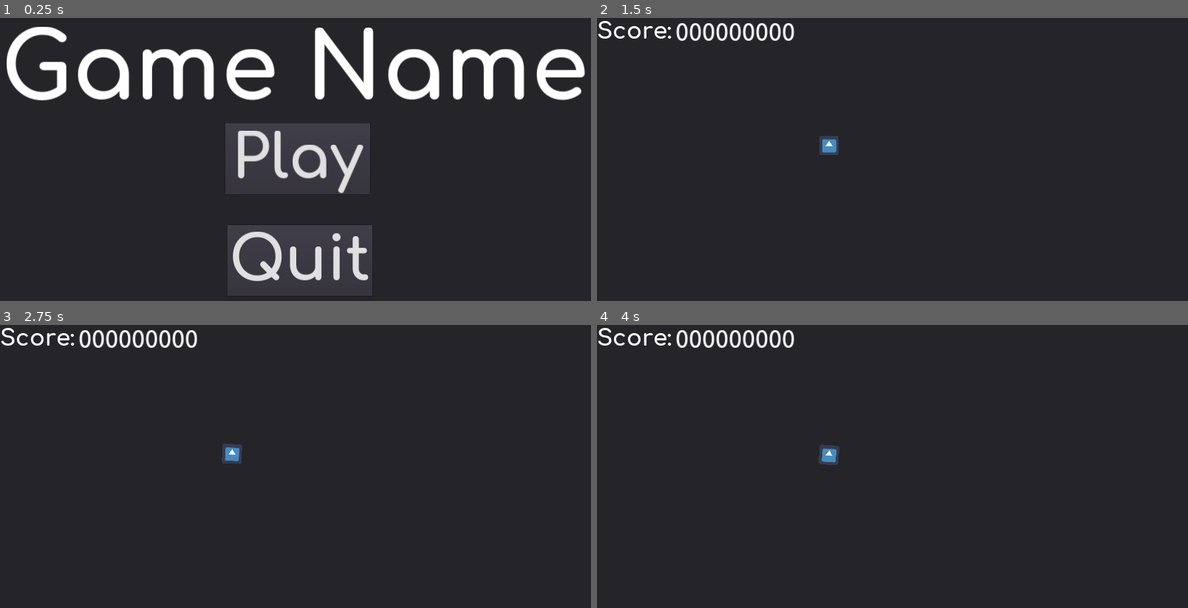
Above: before the commit, frames 1-4 (two rows, left to right).
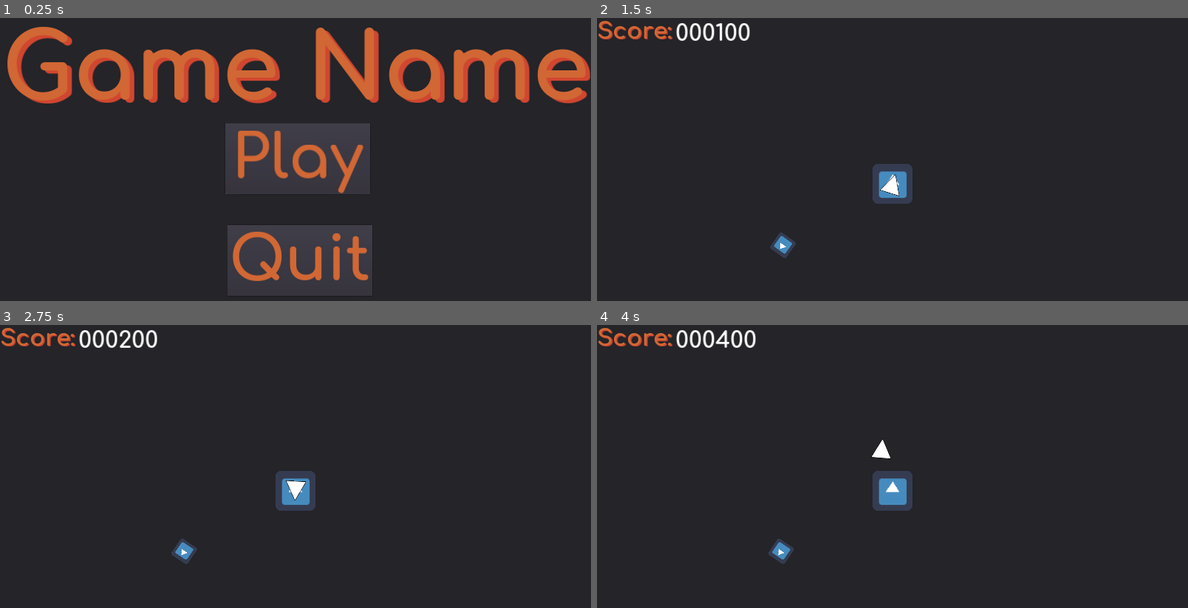
Above: after the commit, the same moments.

Repository: widberg/LD42
Game: Godot game, scene res://scenes/Main.tscn
Two runs of this game, one before a commit and one after it. Both use one fixed random seed, a clock stepped at 60 frames per second and the inputs below. The engine's default icon, where the game draws it, is replaced by a stand-in: a white triangle on a blue panel in a dark square.
Inputs:
- Up to frame 1 (0.25 s): no input
- Up to frame 2 (1.5 s): click "Play" at 0.5 s; hold D (turn_right) from 1.28 s (still down)
- Up to frame 3 (2.75 s): release D (turn_right) at 2.03 s; hold S (move_backward, bound only before the commit) from 2.03 s (still down)
- Up to frame 4 (4 s): tap Enter at 2.75 s; release S (move_backward, bound only before the commit) at 2.78 s; hold D (turn_right) 2.78-3.53 s; hold W (move_forward) from 3.53 s (still down)

The runs differ from the first frame. In frame 1, 14% of the frame differs, in the area x 1-100%, y 3-93%; in frame 2, 2.3%; in frame 3, 2.0%; in frame 4, 2.4%.

Commit message:
crate and portal

Diff:
--- a/project.godot
+++ b/project.godot
@@ -14,6 +14,10 @@
 run/main_scene="res://scenes/Main.tscn"
 config/icon="res://icon.png"
 
+[autoload]
+
+Score="*res://scripts/Score.gd"
+
 [display]
 
 window/size/width=1920
@@ -27,9 +31,6 @@
 
 move_forward=[ Object(InputEventKey,"resource_local_to_scene":false,"resource_name":"","device":0,"alt":false,"shift":false,"control":false,"meta":false,"command":false,"pressed":false,"scancode":87,"unicode":0,"echo":false,"script":null)
 , Object(InputEventKey,"resource_local_to_scene":false,"resource_name":"","device":0,"alt":false,"shift":false,"control":false,"meta":false,"command":false,"pressed":false,"scancode":16777232,"unicode":0,"echo":false,"script":null)
- ]
-move_backward=[ Object(InputEventKey,"resource_local_to_scene":false,"resource_name":"","device":0,"alt":false,"shift":false,"control":false,"meta":false,"command":false,"pressed":false,"scancode":83,"unicode":0,"echo":false,"script":null)
-, Object(InputEventKey,"resource_local_to_scene":false,"resource_name":"","device":0,"alt":false,"shift":false,"control":false,"meta":false,"command":false,"pressed":false,"scancode":16777234,"unicode":0,"echo":false,"script":null)
  ]
 turn_right=[ Object(InputEventKey,"resource_local_to_scene":false,"resource_name":"","device":0,"alt":false,"shift":false,"control":false,"meta":false,"command":false,"pressed":false,"scancode":68,"unicode":0,"echo":false,"script":null)
 , Object(InputEventKey,"resource_local_to_scene":false,"resource_name":"","device":0,"alt":false,"shift":false,"control":false,"meta":false,"command":false,"pressed":false,"scancode":16777233,"unicode":0,"echo":false,"script":null)
--- /dev/null
+++ b/scenes/Crate.gd
@@ -0,0 +1,19 @@
+extends RigidBody2D
+
+var should_reset
+var new_transform
+
+func _ready():
+	should_reset = true
+	pass
+
+func _integrate_forces(state):
+	if should_reset:
+		randomize()
+		state.set_linear_velocity(Vector2(rand_range(-250, 250), rand_range(-250, 250)))
+		state.set_angular_velocity(rand_range(-15, 15))
+		new_transform = state.get_transform()
+		new_transform.origin = Vector2(rand_range(64, 1856), rand_range(64, 1016))
+		state.set_transform(new_transform)
+		should_reset = false
+	pass
--- a/scenes/Game.tscn
+++ b/scenes/Game.tscn
@@ -1,28 +1,42 @@
-[gd_scene load_steps=7 format=2]
-
-[ext_resource path="res://scripts/Player.gd" type="Script" id=1]
+[gd_scene load_steps=13 format=2]
+
+[ext_resource path="res://scenes/Portal.gd" type="Script" id=1]
 [ext_resource path="res://icon.png" type="Texture" id=2]
-[ext_resource path="res://assets/font/Comfortaa-Bold.tres" type="DynamicFontData" id=3]
-
-[sub_resource type="RectangleShape2D" id=3]
+[ext_resource path="res://scripts/Player.gd" type="Script" id=3]
+[ext_resource path="res://assets/texture/player.png" type="Texture" id=4]
+[ext_resource path="res://scenes/Crate.gd" type="Script" id=5]
+[ext_resource path="res://assets/font/Comfortaa-Bold.tres" type="DynamicFontData" id=6]
+[ext_resource path="res://scenes/ScoreNumber.gd" type="Script" id=7]
+
+[sub_resource type="CircleShape2D" id=5]
+
+custom_solver_bias = 0.0
+radius = 64.0
+
+[sub_resource type="ConvexPolygonShape2D" id=6]
+
+custom_solver_bias = 0.0
+points = PoolVector2Array( 31.5, 0, 64, 64, 0, 64 )
+
+[sub_resource type="RectangleShape2D" id=4]
 
 custom_solver_bias = 0.0
 extents = Vector2( 32, 32 )
 
-[sub_resource type="DynamicFont" id=1]
+[sub_resource type="DynamicFont" id=2]
 
 size = 75
 use_mipmaps = false
 use_filter = true
-font_data = ExtResource( 3 )
+font_data = ExtResource( 6 )
 _sections_unfolded = [ "Font", "Settings" ]
 
-[sub_resource type="DynamicFont" id=2]
+[sub_resource type="DynamicFont" id=3]
 
 size = 75
 use_mipmaps = false
 use_filter = true
-font_data = ExtResource( 3 )
+font_data = ExtResource( 6 )
 _sections_unfolded = [ "Font", "Settings" ]
 
 [node name="Background" type="Panel" index="0"]
@@ -41,9 +55,67 @@
 size_flags_vertical = 1
 _sections_unfolded = [ "Rect" ]
 
-[node name="Player" type="RigidBody2D" parent="." index="0"]
-
-position = Vector2( 753.831, 414.975 )
+[node name="Border" type="StaticBody2D" parent="." index="0"]
+
+input_pickable = false
+collision_layer = 1
+collision_mask = 1
+constant_linear_velocity = Vector2( 0, 0 )
+constant_angular_velocity = 0.0
+friction = 1.0
+bounce = 0.0
+_sections_unfolded = [ "Collision", "Transform" ]
+
+[node name="BorderPolygon" type="CollisionPolygon2D" parent="Border" index="0"]
+
+visible = false
+build_mode = 1
+polygon = PoolVector2Array( 0, 0, 1920, 0, 1920, 1080, 0, 1080 )
+
+[node name="Portal" type="Area2D" parent="." index="1"]
+
+position = Vector2( 960, 540 )
+input_pickable = true
+gravity_vec = Vector2( 0, 1 )
+gravity = 98.0
+linear_damp = 0.1
+angular_damp = 1.0
+audio_bus_override = false
+audio_bus_name = "Master"
+script = ExtResource( 1 )
+_sections_unfolded = [ "Transform" ]
+
+[node name="PortalShape" type="CollisionShape2D" parent="Portal" index="0"]
+
+shape = SubResource( 5 )
+_sections_unfolded = [ "Transform" ]
+
+[node name="PortalTexture" type="TextureRect" parent="Portal" index="1"]
+
+anchor_left = 0.0
+anchor_top = 0.0
+anchor_right = 0.0
+anchor_bottom = 0.0
+margin_left = -64.0
+margin_top = -64.0
+margin_right = 64.0
+margin_bottom = 64.0
+rect_pivot_offset = Vector2( 0, 0 )
+rect_clip_content = false
+mouse_filter = 1
+mouse_default_cursor_shape = 0
+size_flags_horizontal = 1
+size_flags_vertical = 1
+texture = ExtResource( 2 )
+expand = true
+stretch_mode = 0
+_sections_unfolded = [ "Rect" ]
+
+[node name="Player" type="RigidBody2D" parent="." index="2" groups=[
+"player",
+]]
+
+position = Vector2( 960, 540 )
 input_pickable = false
 collision_layer = 1
 collision_mask = 1
@@ -62,12 +134,13 @@
 linear_damp = -1.0
 angular_velocity = 0.0
 angular_damp = -1.0
-script = ExtResource( 1 )
+script = ExtResource( 3 )
 _sections_unfolded = [ "Transform", "Visibility" ]
 
 [node name="Shape" type="CollisionShape2D" parent="Player" index="0"]
 
-shape = SubResource( 3 )
+position = Vector2( -32, -32 )
+shape = SubResource( 6 )
 _sections_unfolded = [ "Transform" ]
 
 [node name="Texture" type="TextureRect" parent="Player" index="1"]
@@ -86,11 +159,63 @@
 mouse_default_cursor_shape = 0
 size_flags_horizontal = 1
 size_flags_vertical = 1
-texture = ExtResource( 2 )
+texture = ExtResource( 4 )
+expand = true
 stretch_mode = 0
 _sections_unfolded = [ "Rect", "Visibility" ]
 
-[node name="ScoreText" type="Label" parent="." index="1"]
+[node name="Crate" type="RigidBody2D" parent="." index="3" groups=[
+"crate",
+]]
+
+input_pickable = false
+collision_layer = 1
+collision_mask = 1
+mode = 0
+mass = 1.0
+friction = 1.0
+bounce = 0.0
+gravity_scale = 1.0
+custom_integrator = false
+continuous_cd = 0
+contacts_reported = 0
+contact_monitor = false
+sleeping = false
+can_sleep = true
+linear_velocity = Vector2( 0, 0 )
+linear_damp = -1.0
+angular_velocity = 0.0
+angular_damp = -1.0
+script = ExtResource( 5 )
+_sections_unfolded = [ "Transform", "Visibility" ]
+
+[node name="CrateShape" type="CollisionShape2D" parent="Crate" index="0"]
+
+shape = SubResource( 4 )
+_sections_unfolded = [ "Transform" ]
+
+[node name="CrateTexture" type="TextureRect" parent="Crate" index="1"]
+
+anchor_left = 0.0
+anchor_top = 0.0
+anchor_right = 0.0
+anchor_bottom = 0.0
+margin_left = -32.0
+margin_top = -32.0
+margin_right = 32.0
+margin_bottom = 32.0
+rect_pivot_offset = Vector2( 0, 0 )
+rect_clip_content = false
+mouse_filter = 1
+mouse_default_cursor_shape = 0
+size_flags_horizontal = 1
+size_flags_vertical = 1
+texture = ExtResource( 2 )
+expand = true
+stretch_mode = 0
+_sections_unfolded = [ "Rect" ]
+
+[node name="ScoreText" type="Label" parent="." index="4"]
 
 anchor_left = 0.0
 anchor_top = 0.0
@@ -104,12 +229,16 @@
 mouse_default_cursor_shape = 0
 size_flags_horizontal = 1
 size_flags_vertical = 4
-custom_fonts/font = SubResource( 1 )
+custom_fonts/font = SubResource( 2 )
+custom_colors/font_color = Color( 0.823529, 0.407843, 0.207843, 1 )
+custom_colors/font_color_shadow = Color( 0.819608, 0.278431, 0.192157, 1 )
+custom_constants/shadow_offset_x = 4
+custom_constants/shadow_offset_y = 3
 text = "Score:"
 percent_visible = 1.0
 lines_skipped = 0
 max_lines_visible = -1
-_sections_unfolded = [ "custom_fonts" ]
+_sections_unfolded = [ "custom_colors", "custom_constants", "custom_fonts" ]
 
 [node name="ScoreNumber" type="Label" parent="ScoreText" index="0"]
 
@@ -119,7 +248,7 @@
 anchor_bottom = 0.0
 margin_left = 255.0
 margin_top = 7.0
-margin_right = 642.0
+margin_right = 513.0
 margin_bottom = 92.0
 rect_pivot_offset = Vector2( 0, 0 )
 rect_clip_content = false
@@ -127,9 +256,12 @@
 mouse_default_cursor_shape = 0
 size_flags_horizontal = 1
 size_flags_vertical = 4
-custom_fonts/font = SubResource( 2 )
-text = "000000000"
+custom_fonts/font = SubResource( 3 )
+text = "000000"
 percent_visible = 1.0
 lines_skipped = 0
 max_lines_visible = -1
+script = ExtResource( 7 )
 _sections_unfolded = [ "custom_fonts" ]
+
+[connection signal="body_entered" from="Portal" to="Portal" method="_on_Portal_body_entered"]
--- a/scenes/Main.tscn
+++ b/scenes/Main.tscn
@@ -10,7 +10,7 @@
 use_mipmaps = false
 use_filter = true
 font_data = ExtResource( 1 )
-_sections_unfolded = [ "Font", "Settings" ]
+_sections_unfolded = [ "Font", "Resource", "Settings" ]
 
 [sub_resource type="DynamicFont" id=2]
 
@@ -50,10 +50,9 @@
 anchor_top = 0.0
 anchor_right = 0.0
 anchor_bottom = 0.0
-margin_left = 2.0
-margin_top = -1.0
-margin_right = 1912.0
-margin_bottom = 335.0
+margin_left = 5.0
+margin_right = 1915.0
+margin_bottom = 336.0
 rect_pivot_offset = Vector2( 0, 0 )
 rect_clip_content = false
 mouse_filter = 2
@@ -61,11 +60,15 @@
 size_flags_horizontal = 1
 size_flags_vertical = 4
 custom_fonts/font = SubResource( 1 )
+custom_colors/font_color = Color( 0.823529, 0.407843, 0.207843, 1 )
+custom_colors/font_color_shadow = Color( 0.819608, 0.278431, 0.192157, 1 )
+custom_constants/shadow_offset_x = 15
+custom_constants/shadow_offset_y = 10
 text = "Game Name"
 percent_visible = 1.0
 lines_skipped = 0
 max_lines_visible = -1
-_sections_unfolded = [ "custom_fonts" ]
+_sections_unfolded = [ "Rect", "custom_colors", "custom_constants", "custom_fonts" ]
 
 [node name="Play" type="Button" parent="." index="1"]
 
@@ -85,6 +88,9 @@
 size_flags_horizontal = 1
 size_flags_vertical = 1
 custom_fonts/font = SubResource( 2 )
+custom_colors/font_color = Color( 0.823529, 0.407843, 0.207843, 1 )
+custom_colors/font_color_hover = Color( 0.819608, 0.278431, 0.192157, 1 )
+custom_colors/font_color_pressed = Color( 0.823529, 0.215686, 0.137255, 1 )
 toggle_mode = false
 enabled_focus_mode = 2
 shortcut = null
@@ -93,7 +99,7 @@
 flat = false
 align = 1
 script = ExtResource( 2 )
-_sections_unfolded = [ "Rect", "custom_fonts" ]
+_sections_unfolded = [ "Rect", "custom_colors", "custom_fonts" ]
 
 [node name="Quit" type="Button" parent="." index="2"]
 
@@ -113,6 +119,9 @@
 size_flags_horizontal = 1
 size_flags_vertical = 1
 custom_fonts/font = SubResource( 3 )
+custom_colors/font_color = Color( 0.823529, 0.407843, 0.207843, 1 )
+custom_colors/font_color_hover = Color( 0.819608, 0.278431, 0.192157, 1 )
+custom_colors/font_color_pressed = Color( 0.823529, 0.215686, 0.137255, 1 )
 toggle_mode = false
 enabled_focus_mode = 2
 shortcut = null
@@ -121,4 +130,4 @@
 flat = false
 align = 1
 script = ExtResource( 3 )
-_sections_unfolded = [ "Rect", "custom_fonts" ]
+_sections_unfolded = [ "Rect", "custom_colors", "custom_fonts" ]
--- /dev/null
+++ b/scenes/Portal.gd
@@ -0,0 +1,9 @@
+extends Area2D
+
+var lastCrate = null
+
+func _on_Portal_body_entered(body):
+	if body.is_in_group("crate"):
+		Score.score += 1000
+		body.should_reset = true
+	pass
--- /dev/null
+++ b/scenes/ScoreNumber.gd
@@ -0,0 +1,5 @@
+extends Label
+
+func _process(delta):
+	set_text("%0*d" % [6, Score.score])
+	pass
--- a/scripts/Player.gd
+++ b/scripts/Player.gd
@@ -2,18 +2,18 @@
 
 var rot
 var forward
+var movespeed = 2000
+var turnspeed = 1000
 
-func _process(delta):
+func _physics_process(delta):
 	rot = get_transform().get_rotation() - PI/2.0
-	forward = Vector2(cos(rot), sin(rot))
+	forward = Vector2(cos(rot), sin(rot)).normalized()
 	if Input.is_action_pressed("move_forward"):
-		apply_impulse(Vector2(), forward * 0.5)
-	if Input.is_action_pressed("move_backward"):
-		apply_impulse(Vector2(), -forward * 0.5)
+		apply_impulse(Vector2(), forward * movespeed * delta)
 	if Input.is_action_pressed("turn_right"):
-		apply_impulse(Vector2(0, -32), Vector2(0.05, 0));
-		apply_impulse(Vector2(0, 32), Vector2(-0.05, 0));
+		apply_impulse(Vector2(0, -32), Vector2(turnspeed * delta, 0));
+		apply_impulse(Vector2(0, 32), Vector2(-turnspeed * delta, 0));
 	if Input.is_action_pressed("turn_left"):
-		apply_impulse(Vector2(0, -32), Vector2(-0.05, 0));
-		apply_impulse(Vector2(0, 32), Vector2(0.05, 0));
+		apply_impulse(Vector2(0, -32), Vector2(-turnspeed * delta, 0));
+		apply_impulse(Vector2(0, 32), Vector2(turnspeed * delta, 0));
 	pass
--- /dev/null
+++ b/scripts/Score.gd
@@ -0,0 +1,20 @@
+extends Node
+
+var score
+var timer
+
+func _ready():
+	score = 0
+
+	timer = Timer.new()
+	add_child(timer)
+
+	timer.connect("timeout", self, "_on_Timer_timeout")
+	timer.set_wait_time(1.0)
+	timer.set_one_shot(false)
+	timer.start()
+	pass
+
+func _on_Timer_timeout():
+	Score.score += 100
+	pass
Binary file added: assets/texture/player.png
Not shown, added: assets/texture/player.png.import
